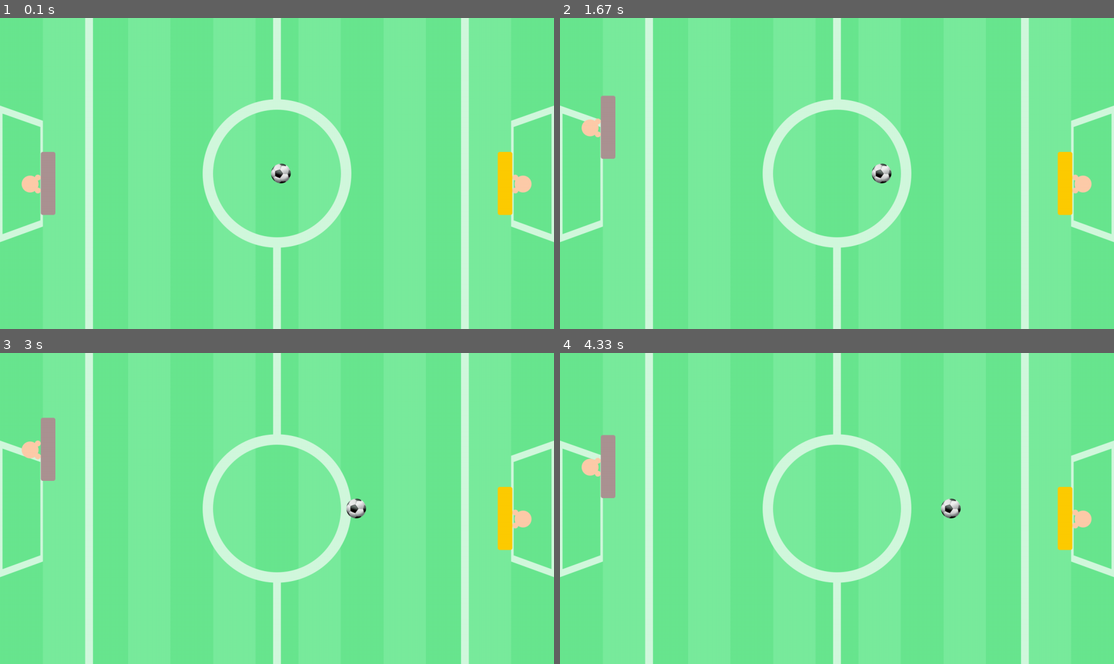
Above: before the commit, frames 1-4 (two rows, left to right).
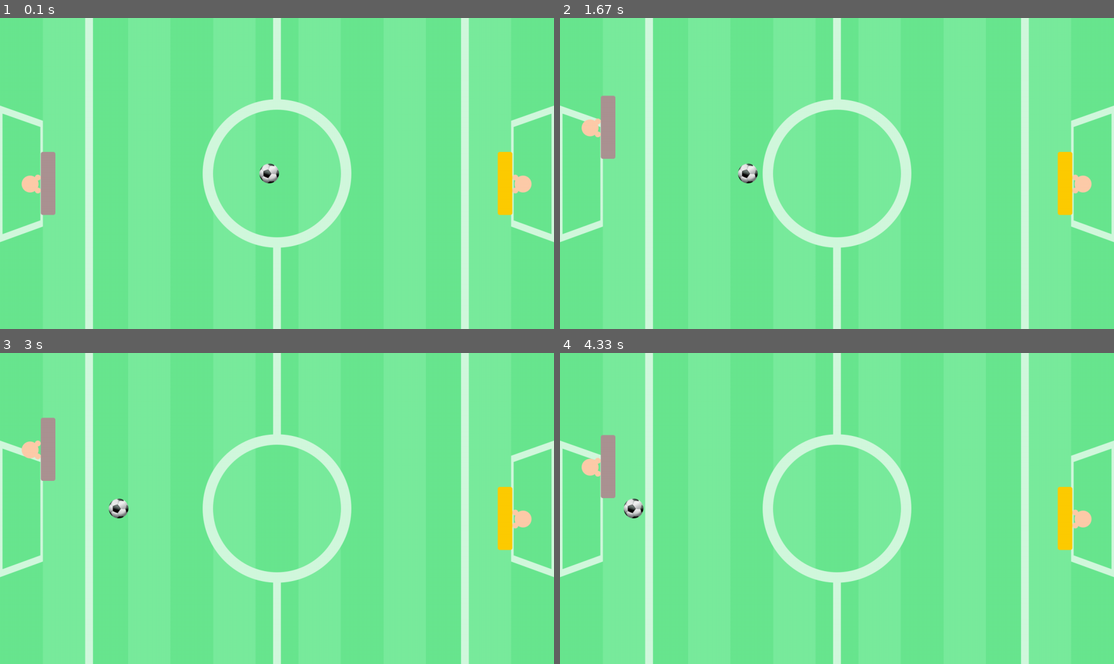
Above: after the commit, the same moments.

Repository: antonio24073/pygame-projects
Game: pygame game, started from futeblopong/main.py
Two runs of this game, one before a commit and one after it. Both use one fixed random seed, a clock stepped at 60 frames per second and the inputs below.
Inputs:
- Up to frame 1 (0.1 s): no input
- Up to frame 2 (1.67 s): hold W 0.33-0.8 s; hold S 0.83-1.13 s; hold W 1.17-1.53 s; hold S from 1.57 s (still down)
- Up to frame 3 (3 s): release S at 1.93 s; hold W 1.97-2.27 s; hold S 2.3-2.6 s; hold W from 2.63 s (still down)
- Up to frame 4 (4.33 s): release W at 3 s; hold S 3.03-3.4 s; hold W 3.43-3.73 s; hold S 3.77-4.07 s; hold W from 4.1 s (still down)

The runs differ from the first frame. In frame 1, 0.3% of the frame differs, in the area x 46-53%, y 46-54%; in frame 2, 0.4%, in the area x 32-60%, y 46-54%; in frame 3, 0.4%; in frame 4, 0.4%.

Commit message:
Colisão primeiro jogador e bola

Diff:
--- a/futeblopong/main.py
+++ b/futeblopong/main.py
@@ -17,6 +17,7 @@
 ball = pygame.image.load("assets/ball.png")
 ball_x = 617
 ball_y = 337
+ball_dir = -2
 
 def move_player():
     global player1_y
@@ -40,8 +41,15 @@
 def move_ball():
     global ball_x
     global ball_y
+    global ball_dir
 
-    ball_x += 1
+    ball_x += ball_dir
+
+    if ball_x < 120:
+        if player1_y < ball_y + 23:
+            if player1_y + 146 > ball_y:
+                ball_dir *= -1
+
 
 def draw():
     window.blit(field, (0,0))
@@ -66,6 +74,13 @@
                 player1_moveup = False
             if events.key == pygame.K_s:
                 player1_movedown = False
+
+    # testando colisão primeiro jogador e bola
+    # if ball_x < 120:
+    #     print("jogador %s %s: " % ( player1_y,(player1_y + 146) ))
+    #     print("bola    %s %s: " % (ball_y, (ball_y + 23)))
+    #     loop = False
+
     move_player()
     draw()
     move_ball()
